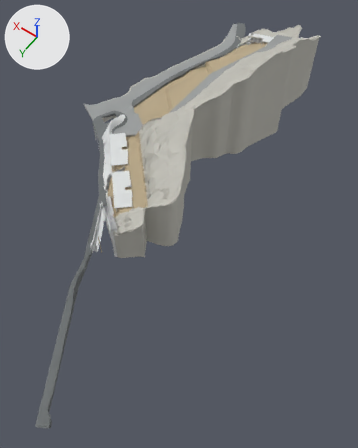
One commit to the glTF model project.glb: the scene before it, then after it.
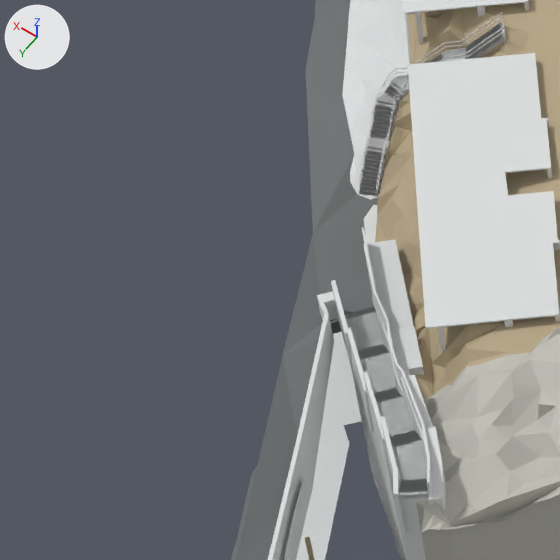
Old and new are each drawn whole from a 50 mm camera at (-151.1, 199.5, 204.5) aimed at (-58.1, 69.3, -0.1) and again close up on the part from 16% to 37% of the width and 37% to 54% of the height. The lights are fixed; the arrows at upper left show +X, +Y and +Z. The last two pictures show the newer version.

In view in the first close-up: 'Basic Wall STW-RCW-300mm [689747]', 'Basic Wall STW-RCW-300mm [689749]', 'Cast-In-Place Stair Stair [683377]_[683533]', 'Floor Footpath-1500mm [635871]', 'Floor STS-RCS-115mm [675621]', 'Slope to map boundary closure', 'Toposolid Mount Parker Road Site 4 [674895]', 'Toposolid Mount Parker Road Site [685568]', 'Toposolid Mount Parker Road Site [691965]', 'Toposolid Mount Parker Road Site [692073]', 'Toposolid Mount Parker Road Site [707592]', 'Walls 1 Walls 1 [684768]' and 50 more.
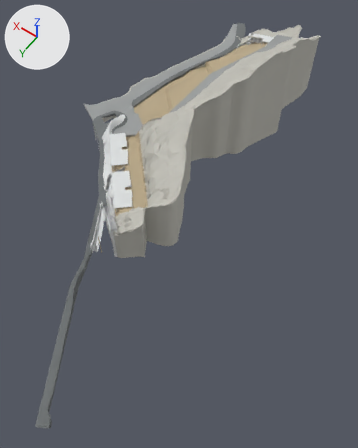
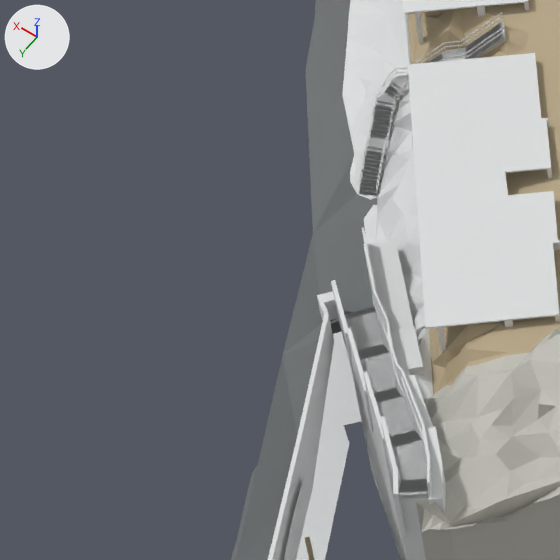
Boxes [x1, y1, x2, y2] around the edits, measured in the close-ups (560 x 560 px):
'Toposolid Mount Parker Road Site [707592]', recoloured (beige to light grey): [375, 92, 433, 398] in both

What changed in the scene script:
```text
Change me_toposolid_mount_parker_road_site__707592__geometry_001:
    where me_toposolid_mount_parker_road_site__707592__geometry_001.from_pydata(...)  # 1127 vertices, 1928 faces; spans x -36.3..-16.4, y 71.8..93.8, z -3.5..14.0
    remove me_toposolid_mount_parker_road_site__707592__geometry_001.materials.append(mat_project_soil_001)  # beige #b8a889
    add me_toposolid_mount_parker_road_site__707592__geometry_001.materials.append(mat_project_structure_001)  # light grey #dddfdf
```
